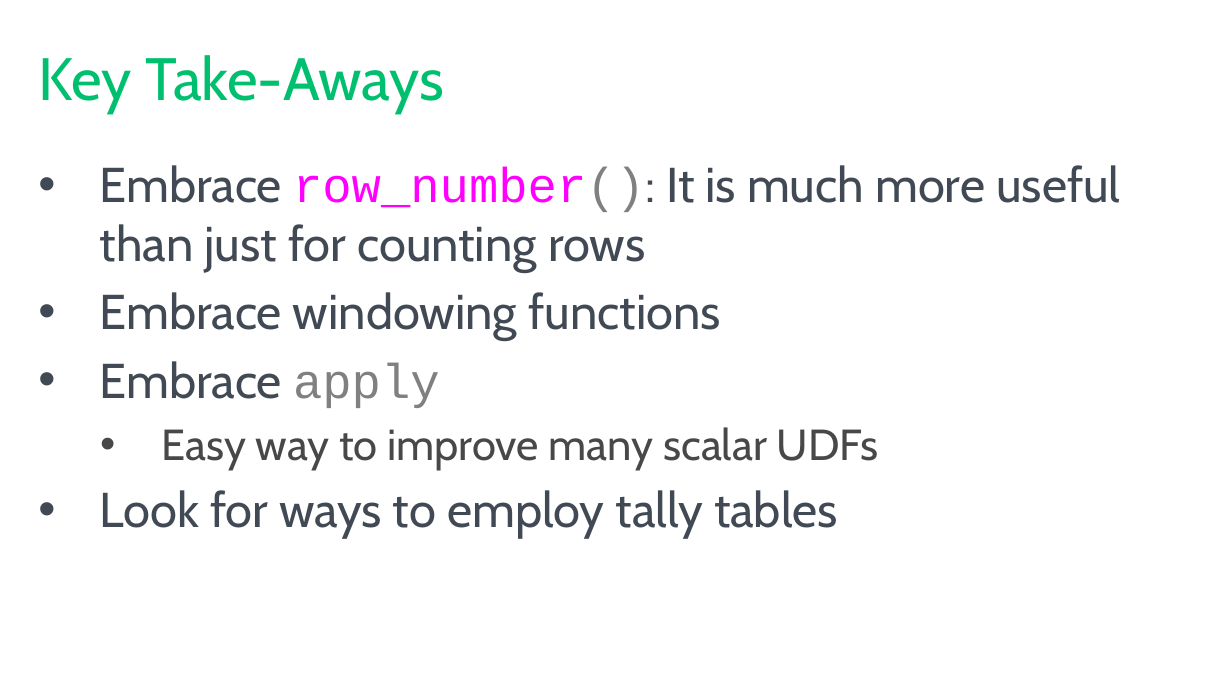
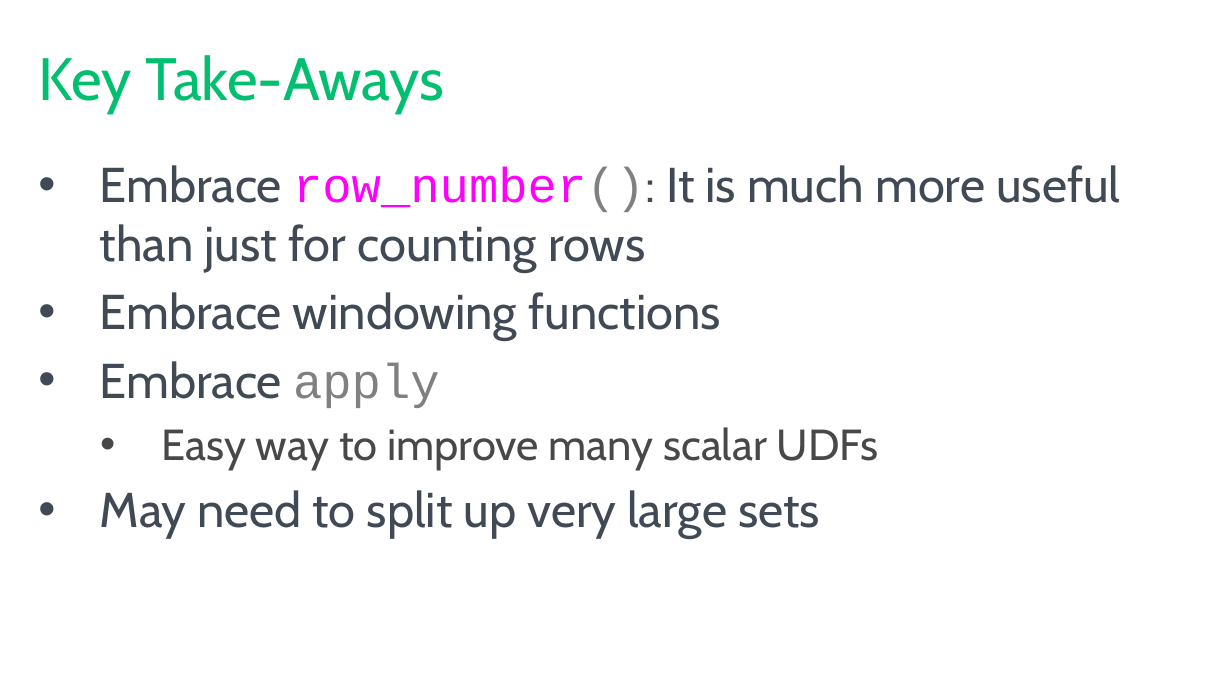
Before and after one commit to tf3604/SetMeUp, a slide deck: slide 28 of HowToThinkInSets.pptx (slide 27 before the commit). Drawn at 1232x693 pixels with LibreOffice and Linux fonts; fonts in the diff are those of the drawing; background and template pictures are left out. Boxes give left, top, right and bottom in pixels: in the first picture for what was removed or moved away, otherwise in the second. Text is boxed around its words. In the diff, an @@ line names an element or a change of style, - is before the commit and + after.

Commit message:
Add slide on why we might break up realy large sets.

```diff
--- a/HowToThinkInSets.pptx
+++ b/HowToThinkInSets.pptx
@@ text at (100,490,820,539): text changed @@
-• Look for ways to employ tally tables
+• May need to split up very large sets
```
Also in this commit, not shown: 1 slide added.
